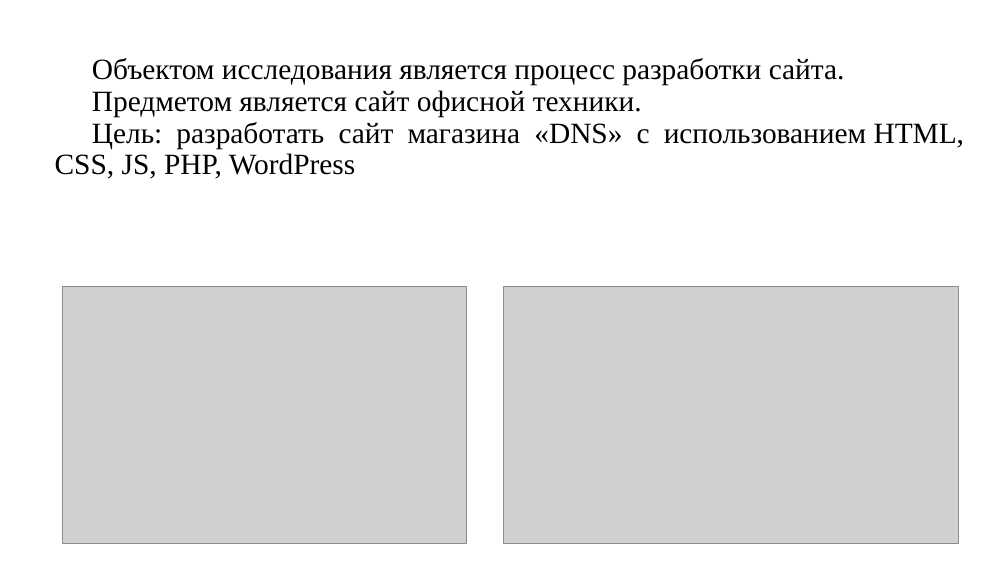
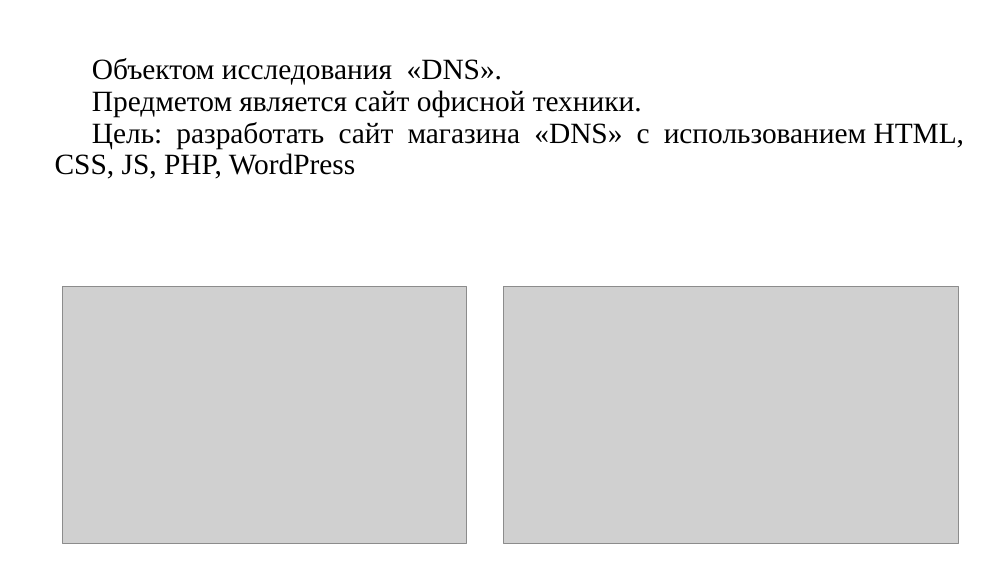
Before and after one commit to dimamatrusmat/JavaName, a slide deck: slide 2 of IToUp/Курсовая.pptx. Drawn at 1008x567 pixels with LibreOffice and Linux fonts; fonts in the diff are those of the drawing; grey boxes stand for pictures; background and template pictures are left out. Boxes give left, top, right and bottom in pixels: in the first picture for what was removed or moved away, otherwise in the second. Text is boxed around its words. In the diff, an @@ line names an element or a change of style, - is before the commit and + after.

```diff
--- a/IToUp/Курсовая.pptx
+++ b/IToUp/Курсовая.pptx
@@ text at <box>92,58,502,85</box>: text changed @@
-Объектом исследования является процесс разработки сайта.
+Объектом исследования «DNS».
```
Also in this commit, not shown: 2 other slides changed, 6 other files.
